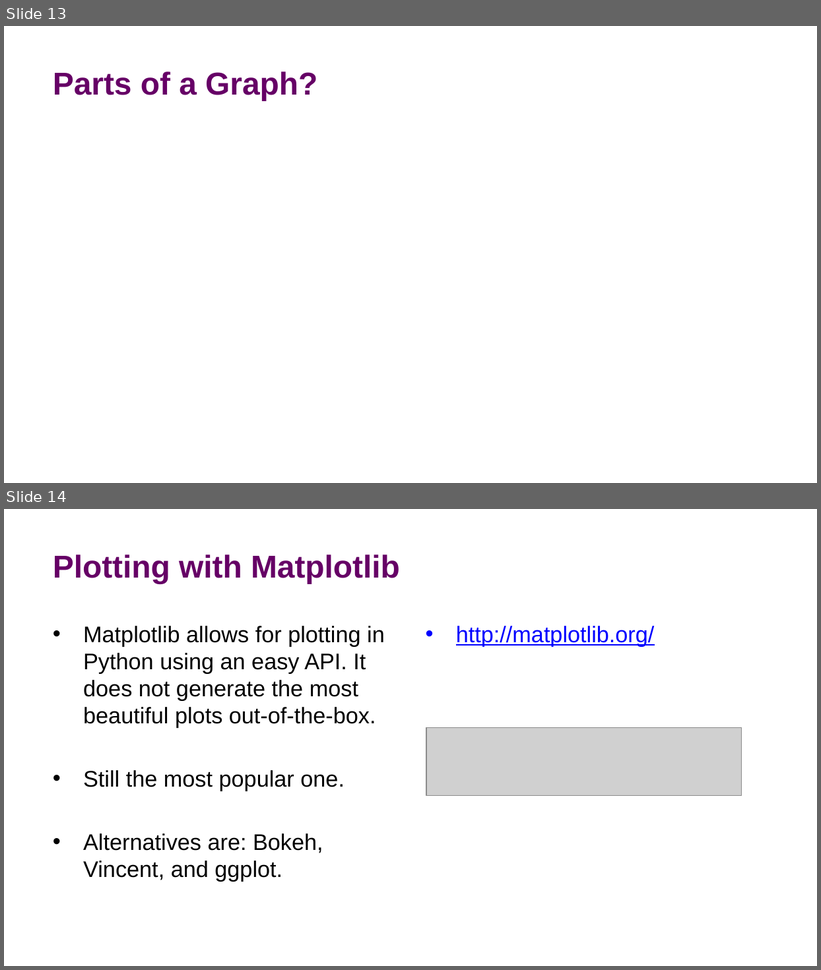
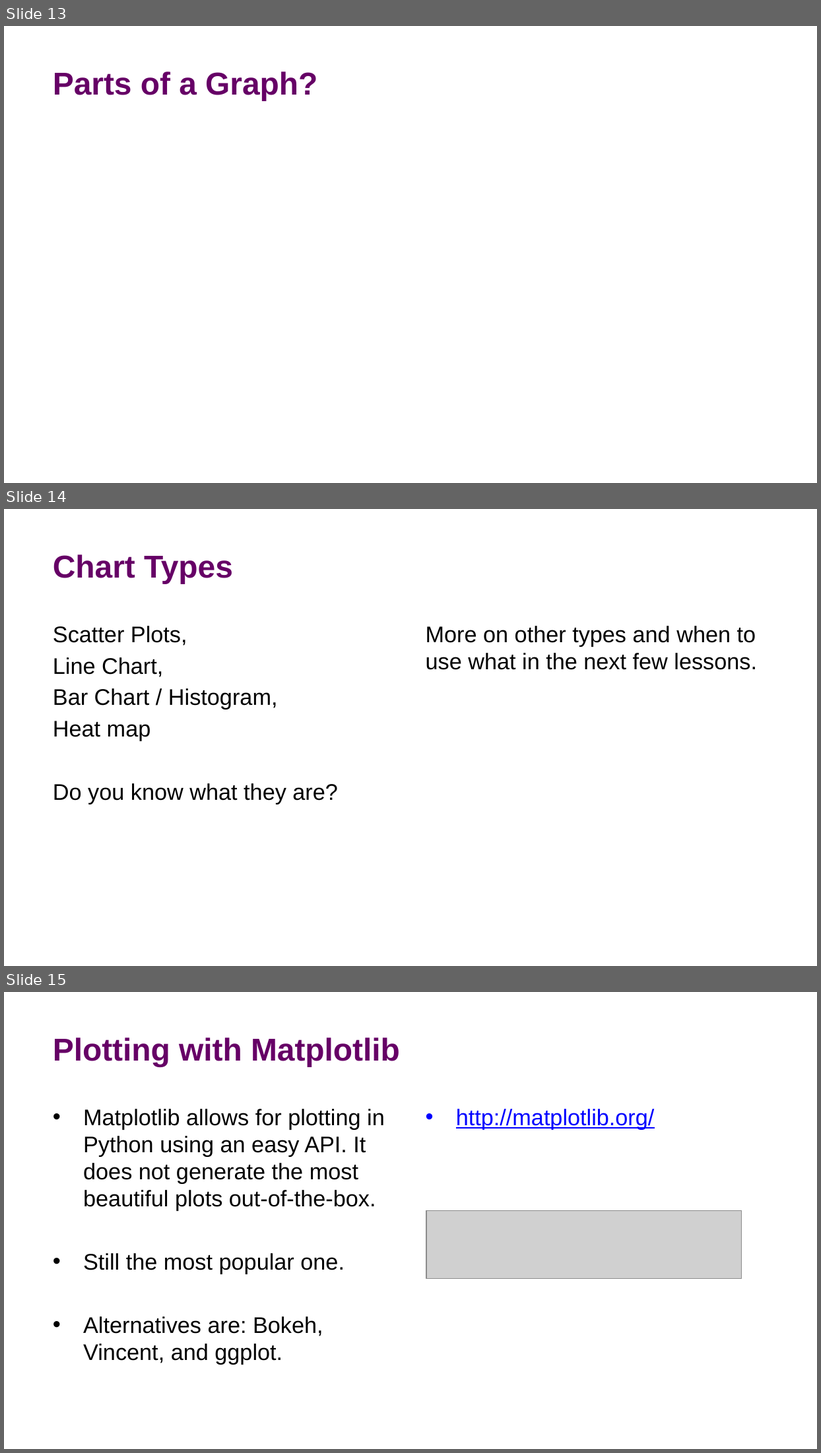
Before and after one commit to olafjanssen/ads-dv, a slide deck: Slides/DV02 - Reproducible Research and Exploratory Visualization with Matplotlib.pptx. Shown one above the other, each under a label of ours: slides 13 and 14 before the commit, slides 13, 14 and 15 after it. The pictures are 821x970 and 821x1453 pixels, drawn with LibreOffice and Linux fonts; fonts in the diff are those of the drawing; grey boxes stand for pictures; background and template pictures are left out. Boxes give left, top, right and bottom in pixels: in the first picture for what was removed or moved away, otherwise in the second. Text is boxed around its words. In the diff, an @@ line names an element or a change of style, - is before the commit and + after.

```diff
--- a/Slides/DV02 - Reproducible Research and Exploratory Visualization with Matplotlib.pptx
+++ b/Slides/DV02 - Reproducible Research and Exploratory Visualization with Matplotlib.pptx
@@ slide 14 added at box(4, 509, 817, 966), background picture (left out) @@
@@ title added at box(53, 555, 233, 584), 28 pt, text #660066, bold @@
+Chart Types
@@ text added at box(53, 626, 338, 805), 20 pt, text #000000 @@
+Scatter Plots,
+Line Chart,
+Bar Chart / Histogram,
+Heat map
+Do you know what they are?
@@ text added at box(426, 626, 757, 670), 20 pt, text #000000 @@
+More on other types and when to use what in the next few lessons.
@@ what was slide 14 is now slide 15 @@
```
Also in this commit, not shown: 6 slides changed, 2 other files.
